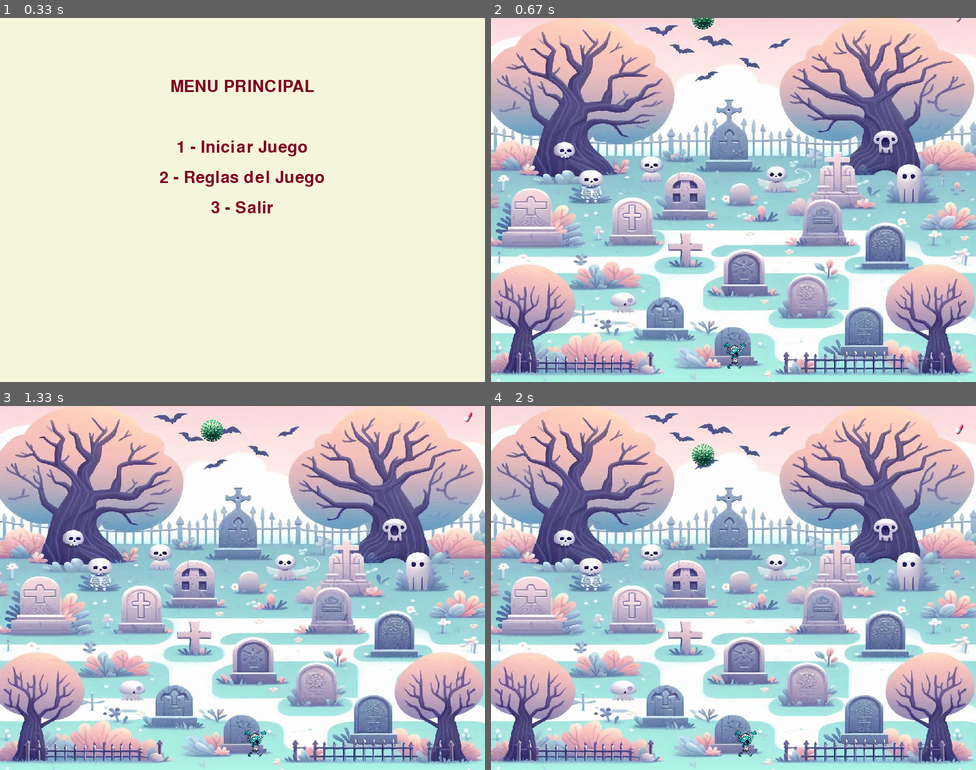
Above: before the commit, frames 1-4 (two rows, left to right).
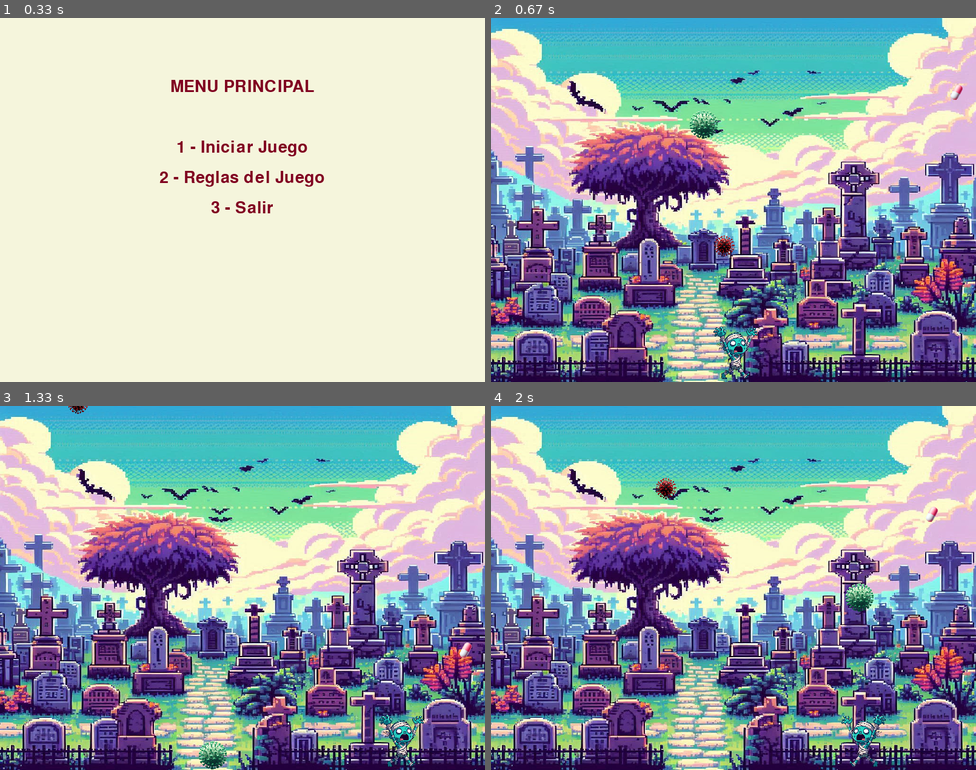
Above: after the commit, the same moments.

Repository: VictoriaCema/Pygame_2doParcial
Game: pygame game, started from main_juego.py
Same seed, same stepped clock (60 frames per second), same inputs: the game is played once before the commit and once after it.
Inputs:
- Up to frame 1 (0.33 s): no input
- Up to frame 2 (0.67 s): tap 1 at 0.33 s
- Up to frame 3 (1.33 s): hold Right 0.67-1.13 s; hold Right from 1.17 s (still down)
- Up to frame 4 (2 s): release Right at 1.63 s; hold Left from 1.67 s (still down)

Frame 1 is identical in both runs. In frame 2, 98% of the frame differs, in the area x 0-100%, y 0-100%; in frame 3, 98%; in frame 4, 98%.

Commit message:
Agregue el virus mortal

Diff:
--- a/funciones.py
+++ b/funciones.py
@@ -31,6 +31,20 @@
         return x_virus, y_virus, True
     return rect_virus.x, rect_virus.y, False
 
+def detectar_colision_virus_mortal(rect_personaje, rect_virual_mortal, estado_jugador, medidas_ventana, sonido_virus):
+    """Maneja la colisión entre Somvicks y el virus."""
+    if rect_personaje.colliderect(rect_virual_mortal):
+        sonido_virus.play()
+        estado_jugador["virus"] -= 1
+        print(f"¡Virus mortal tocado, pierdes una vida, vidas restandtes {estado_jugador["vidas"]}! ")
+        # Reiniciar la posición del virus
+        x_virus_mortal = random.randint(0, medidas_ventana[0] - rect_virual_mortal.width)
+        y_virus_mortal = - rect_virual_mortal.height
+        return x_virus_mortal, y_virus_mortal, True
+    return rect_virual_mortal.x, rect_virual_mortal.y, False
+
+
+
 def mostrar_pantalla_final(ventana, resultado, medidas_ventana, img_ganaste, img_gameover, sonido_ganar, sonido_perder):
     """Muestra la pantalla final según el resultado del juego."""
     ventana.fill((0, 0, 0))
@@ -117,30 +131,30 @@
     estado_jugador = {"pildoras": 0, "virus": 0, "vidas": 3}
     x_pildora, y_pildora = random.randint(0, medidas_ventana[0] - ancho_pildora), -alto_pildora
     x_virus, y_virus = random.randint(0, medidas_ventana[0] - ancho_virus), -alto_virus
-    x_somvicks, y_somvicks = (medidas_ventana[0] - ancho_somvicks) // 2, medidas_ventana[1] - alto_somvicks - 20
-    return estado_jugador, x_pildora, y_pildora, x_virus, y_virus, x_somvicks, y_somvicks
-
-
-def mover_personaje(teclas, x_somvicks):
+    x_somvicks, y_somvicks = (medidas_ventana[0] - ancho_somvicks) // 2, medidas_ventana[1] - alto_somvicks
+    #x_virus_mortal, y_virus_mortal = random.randint(0, medidas_ventana[0] - ancho_virus), - alto_virus
+    x_virus_mortal, y_virus_mortal = random.randint(0, medidas_ventana[0] - ancho_virus), - alto_virus
+    return estado_jugador, x_pildora, y_pildora, x_virus, y_virus, x_somvicks, y_somvicks, x_virus_mortal, y_virus_mortal #x_virus_mortal, y_virus_mortal
+
+
+def mover_personaje(teclas, x_somvicks, direccion):
     """Controla el movimiento del personaje según las teclas presionadas."""
     if teclas[pygame.K_LEFT] and x_somvicks > 0:
         x_somvicks -= velocidad_personaje
+        direccion = "izquierda"
     if teclas[pygame.K_RIGHT] and x_somvicks < medidas_ventana[0] - ancho_somvicks:
         x_somvicks += velocidad_personaje
-    return x_somvicks
-
-
-def actualizar_pildora(contador_pildora, x_pildora, y_pildora):
+        direccion = "derecha"
+    return x_somvicks, direccion
+
+
+def actualizar_pildora(x_pildora, y_pildora):
     """Actualiza la posición de la píldora."""
-    contador_pildora += 1
-    if contador_pildora >= caida_cada_n_vueltas:
-        y_pildora += 1
-        contador_pildora = 0
-
+    y_pildora += velocidad_pildora
     if y_pildora > medidas_ventana[1]:
         x_pildora = random.randint(0, medidas_ventana[0] - ancho_pildora)
         y_pildora = -alto_pildora
-    return contador_pildora, x_pildora, y_pildora
+    return x_pildora, y_pildora
 
 
 def actualizar_virus(x_virus, y_virus):
@@ -151,21 +165,32 @@
         y_virus = -alto_virus
     return x_virus, y_virus
 
-
-def dibujar_elementos(ventana, x_somvicks, y_somvicks, x_pildora, y_pildora, x_virus, y_virus):
+def actualizar_virus_mortal(x_virus_mortal, y_virus_mortal):
+    y_virus_mortal += velocidad_virus_mortal
+    if y_virus_mortal > medidas_ventana[1]:
+        x_virus_mortal = random.randint(0, medidas_ventana[0] - ancho_virus)
+        y_virus_mortal = - alto_virus
+    return x_virus_mortal, y_virus_mortal
+
+
+def dibujar_elementos(ventana, x_somvicks, y_somvicks, x_pildora, y_pildora, x_virus, y_virus, x_virus_mortal, y_virus_mortal, reloj, direccion):
     """Dibuja los elementos en la pantalla."""
+    reloj.tick(60)
     ventana.blit(imagen_fondo, (0, 0))
-    #ventana.fill(beige_clarito)
-    ventana.blit(somvicks, (x_somvicks, y_somvicks))
+    if direccion == "derecha":
+        ventana.blit(somvicks_D, (x_somvicks, y_somvicks))
+    else:
+        ventana.blit(somvicks_I, (x_somvicks, y_somvicks))
     ventana.blit(pildora, (x_pildora, y_pildora))
     ventana.blit(virus, (x_virus, y_virus))
+    ventana.blit(virus_mortal, (x_virus_mortal, y_virus_mortal))
     pygame.display.flip()
 
 
 def mostrar_pantalla_final(ventana, resultado):
     """Muestra la pantalla final según el resultado del juego."""
     if resultado == "ganaste":
-        sonido_ganar.play(imagen_fondo)
+        sonido_ganar.play()
         ventana.fill((0, 0, 0))
         ventana.blit(ganaste_img, ((medidas_ventana[0] - 400) // 2, (medidas_ventana[1] - 300) // 2))
     elif resultado == "perdiste":
--- a/main_juego.py
+++ b/main_juego.py
@@ -4,10 +4,17 @@
 
 # Inicializar Pygame
 pygame.init()
+
 # Inicializar el mezclador de audio
 pygame.mixer.init()
 
-reproducir_musica("C:/Users/Victoria/Desktop/SomvicksPygame/musica.mp3")
+reloj = pygame.time.Clock()
+#reproducir_musica("C:/Users/Victoria/Desktop/SomvicksPygame/musica.mp3")
+
+nombre = "Somvicks"
+pygame.display.set_caption(nombre)
+icono = pygame.image.load("pequeñoSomvicksD.png")
+pygame.display.set_icon(icono)
 
 # Bucle inicial, muestra el menu principal con las reglas del juego
 ejecutando = 1
@@ -17,28 +24,31 @@
     if opcion == "iniciar":
 
         # Reiniciar estado del jugador y posiciones por si se elije jugar otra partida
-        estado_jugador, x_pildora, y_pildora, x_virus, y_virus, x_somvicks, y_somvicks = inicializar_estado_juego()
+        estado_jugador, x_pildora, y_pildora, x_virus, y_virus, x_somvicks, y_somvicks, x_virus_mortal, y_virus_mortal = inicializar_estado_juego() #x_virus_mortal, y_virus_mortal = inicializar_estado_juego()
         contador_pildora = 0
         resultado = None
+        direccion = "derecha"
 
         jugando = 1 # Bucle del juego propiamente dicho
         while jugando == 1:
+
             for event in pygame.event.get():
                 if event.type == pygame.QUIT:
                     jugando = False
 
             # Mover el Somvicks de izquierda a derecha con las teclas de flechitas del teclado
             teclas = pygame.key.get_pressed()
-            x_somvicks = mover_personaje(teclas, x_somvicks)
+            x_somvicks, direccion = mover_personaje(teclas, x_somvicks, direccion)
 
-            # Hacer que la pildora caiga
-            # Incrementar el contador de la píldora
-            contador_pildora, x_pildora, y_pildora = actualizar_pildora(contador_pildora, x_pildora, y_pildora)
+            # Hacer que la pildora caiga, el virus comun y el virus mortal
+            x_pildora, y_pildora = actualizar_pildora(x_pildora, y_pildora)
             x_virus, y_virus = actualizar_virus(x_virus, y_virus)
+            x_virus_mortal, y_virus_mortal = actualizar_virus_mortal(x_virus_mortal, y_virus_mortal)
 
             rect_somvicks = pygame.Rect(x_somvicks, y_somvicks, ancho_somvicks, alto_somvicks)
             rect_pildora = pygame.Rect(x_pildora, y_pildora, ancho_pildora, alto_pildora)
             rect_virus = pygame.Rect(x_virus, y_virus, ancho_virus, alto_virus)
+            rect_virus_mortal = pygame.Rect(x_virus_mortal, y_virus_mortal, ancho_virus, alto_virus)
 
             # Colisión con píldora
             x_pildora, y_pildora, ganado = detectar_colision_pildora(rect_somvicks, rect_pildora, estado_jugador, medidas_ventana, sonido_pildora)
@@ -49,6 +59,9 @@
 
             # Colisión con virus
             x_virus, y_virus, colision = detectar_colision_virus(rect_somvicks, rect_virus, estado_jugador, medidas_ventana, sonido_virus)
+
+            # Colisión con virus mortal
+            x_virus_mortal, y_virus_mortal, colision = detectar_colision_virus_mortal(rect_somvicks, rect_virus_mortal, estado_jugador, medidas_ventana, sonido_virus)
 
             if estado_jugador["virus"] >= 3:
                 estado_jugador["vidas"] -= 1
@@ -61,7 +74,7 @@
 
 
             # Dibujar pantalla
-            dibujar_elementos(ventana, x_somvicks, y_somvicks,x_pildora, y_pildora, x_virus, y_virus)
+            dibujar_elementos(ventana, x_somvicks, y_somvicks,x_pildora, y_pildora, x_virus, y_virus, x_virus_mortal, y_virus_mortal, reloj, direccion)
 
         # Pantalla final
         pygame.mixer.music.stop()
--- a/variables.py
+++ b/variables.py
@@ -11,30 +11,35 @@
 estado_jugador = {
     "vidas": 3,
     "pildoras": 0,
-    "virus": 0
+    "virus": 0,
 }
 
 # Mostrar el estado inicial del jugador
 print(estado_jugador)
 
 # Carga del Somvicks!! <3
-somvicks = pygame.image.load("C:/Users/Victoria/Desktop/SomvicksPygame/pequeñoSomvicks.png")
+#somvicks = pygame.image.load("C:/Users/Victoria/Desktop/SomvicksPygame/pequeñoSomvicksD.png")
 # Achicar a Somvicks
-ancho_somvicks, alto_somvicks = 50, 50
-somvicks = pygame.transform.scale(somvicks, (ancho_somvicks, alto_somvicks))
+ancho_somvicks, alto_somvicks = 100, 100
+somvicks_D = pygame.transform.scale((pygame.image.load("C:/Users/Victoria/Desktop/SomvicksPygame/pequeñoSomvicksD.png")), (ancho_somvicks, alto_somvicks))
+somvicks_I = pygame.transform.scale((pygame.image.load("C:/Users/Victoria/Desktop/SomvicksPygame/pequeñoSomvicksI.png")), (ancho_somvicks, alto_somvicks))
 
 # Estas variables guardan los datos de la pildora
 pildora = pygame.image.load("C:/Users/Victoria/Desktop/SomvicksPygame/pildora.png")
-ancho_pildora, alto_pildora = 25, 25
+ancho_pildora, alto_pildora = 35, 35
 pildora = pygame.transform.scale(pildora, (ancho_pildora, alto_pildora))
 
-# Estas variables guardan los datos del virus
+# Estas variables guardan los datos del virus verde
 virus = pygame.image.load("C:/Users/Victoria/Desktop/SomvicksPygame/virus.png")
-ancho_virus, alto_virus = 40, 40
+ancho_virus, alto_virus = 50, 50
 virus = pygame.transform.scale(virus, (ancho_virus, alto_virus))
 
+#Estas variables guardan el virus mortal
+#virus_mortal = pygame.transform.scale(pygame.image.load("C:/Users/Victoria/Desktop/SomvicksPygame/virus1.png"), (ancho_virus, alto_virus))
+virus_mortal = pygame.transform.scale(pygame.image.load("C:/Users/Victoria/Desktop/SomvicksPygame/virus1.png"), (ancho_virus, alto_virus))
+
 # Fondo
-imagen_fondo = pygame.image.load("C:/Users/Victoria/Desktop/SomvicksPygame/fondo.png")
+imagen_fondo = pygame.image.load("C:/Users/Victoria/Desktop/SomvicksPygame/fondo2.png")
 imagen_fondo = pygame.transform.scale(imagen_fondo, medidas_ventana)
 
 # estas variables guardan la imagen que aparece cuando perdes
@@ -48,22 +53,30 @@
 
 # Posición inicial del personaje
 x_somvicks = (medidas_ventana[0] - ancho_somvicks) // 2  # Centrado horizontalmente
-y_somvicks = medidas_ventana[1] - alto_somvicks  # En el borde inferior
+y_somvicks = 850 #medidas_ventana[1] + alto_somvicks  # En el borde inferior
 
 # Velocidad de movimiento del personaje
-velocidad_personaje = 0.5
+velocidad_personaje = 7
 
 # Variables de la píldora
 x_pildora = random.randint(0, medidas_ventana[0] - ancho_pildora)
 y_pildora = -alto_pildora  # Comienza fuera de la pantalla (borde superior)
-velocidad_pildora = 1
+velocidad_pildora = 7
 contador_pildora = 0  # Contador de la caída de la píldora
 caida_cada_n_vueltas = 2  # Mover la píldora cada 5 cuadros
 
 # Variables del virus
 x_virus = random.randint(0, medidas_ventana[0] - ancho_virus)
 y_virus = -alto_virus
-velocidad_virus = 1
+velocidad_virus = 10
+
+# Variables del virus mortal
+# x_virus_mortal = random.randint(0, medidas_ventana[0] - ancho_virus)
+# y_virus_mortal = -alto_virus
+# velocidad_virus_mortal = 20
+x_virus_mortal = random.randint(0, medidas_ventana[0] - ancho_virus)
+y_virus_mortal = -alto_virus
+velocidad_virus_mortal = 20
 
 resultado = None
 
Binary file added: Untitled.png
Binary file added: fondo1.png
Binary file added: fondo2.png
Renamed: pequeñoSomvicks.png -> pequeñoSomvicksD.png
Binary file added: pequeñoSomvicksI.png
Binary file added: virus1.png
